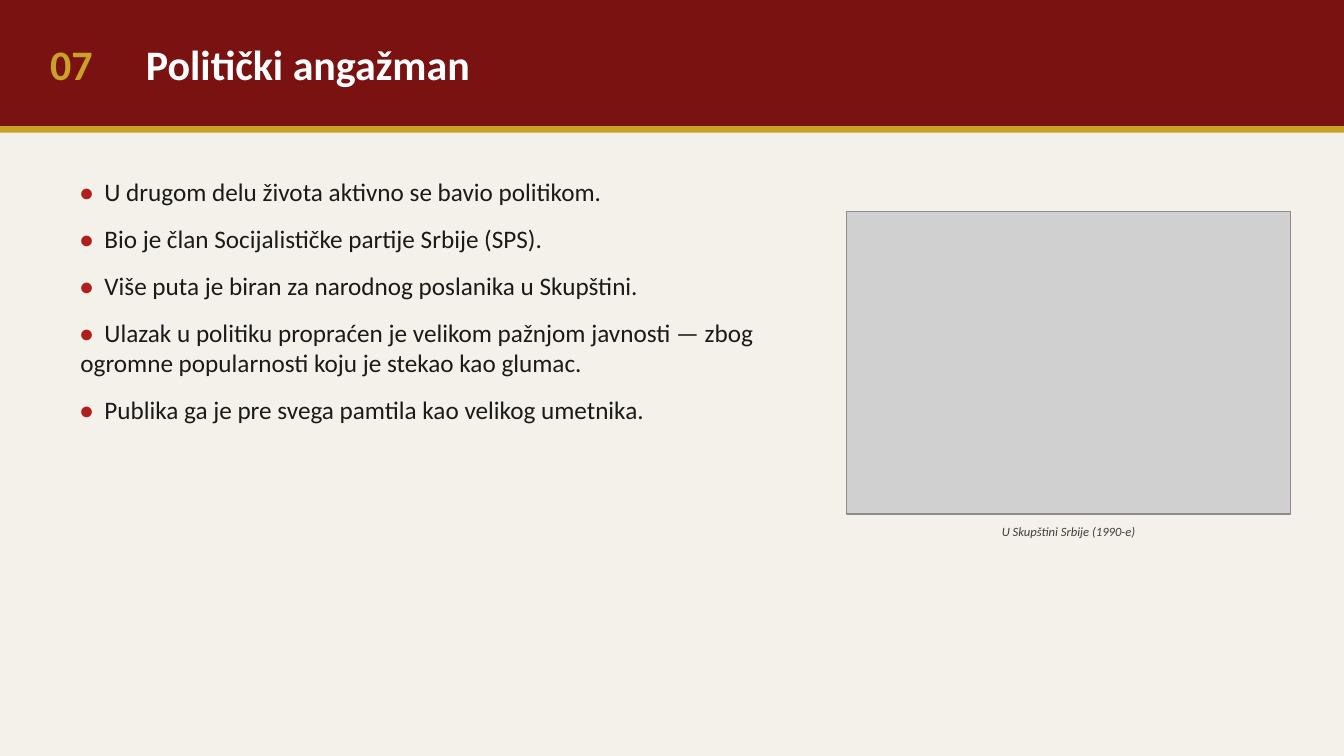
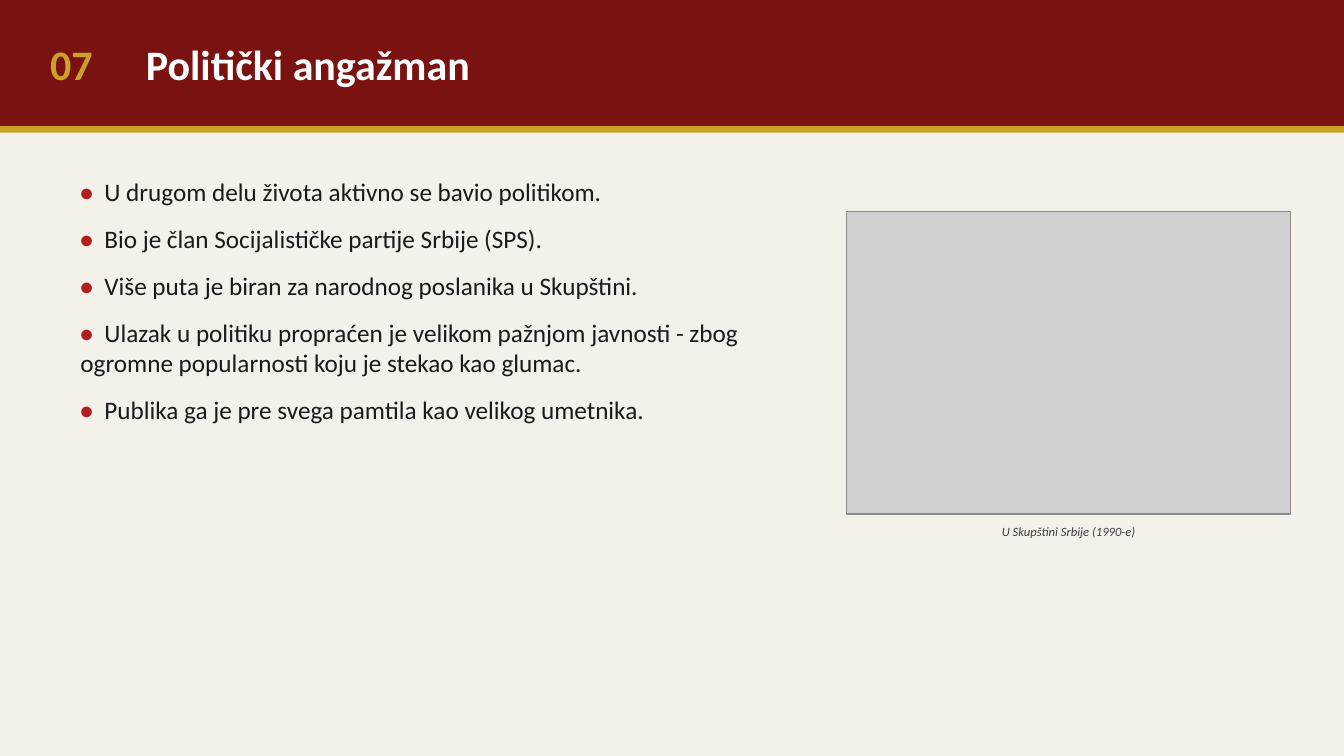
Before and after one commit to voker044/sumski_kutak, a slide deck: slide 7 of Bata_Zivojinovic_prezentacija.pptx. Drawn at 1344x756 pixels with LibreOffice and Linux fonts; fonts in the diff are those of the drawing; grey boxes stand for pictures. Boxes give left, top, right and bottom in pixels: in the first picture for what was removed or moved away, otherwise in the second. Text is boxed around its words. In the diff, an @@ line names an element or a change of style, - is before the commit and + after.

```diff
--- a/Bata_Zivojinovic_prezentacija.pptx
+++ b/Bata_Zivojinovic_prezentacija.pptx
@@ text at (80, 324, 737, 377): text changed @@
-• Ulazak u politiku propraćen je velikom pažnjom javnosti — zbog ogromne popularnosti koju je stekao kao glumac.
+• Ulazak u politiku propraćen je velikom pažnjom javnosti - zbog ogromne popularnosti koju je stekao kao glumac.
```
Also in this commit, not shown: 8 other slides changed, 1 other file.
